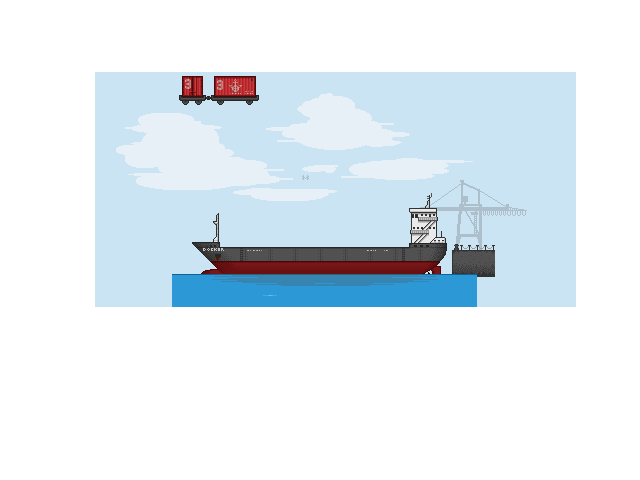
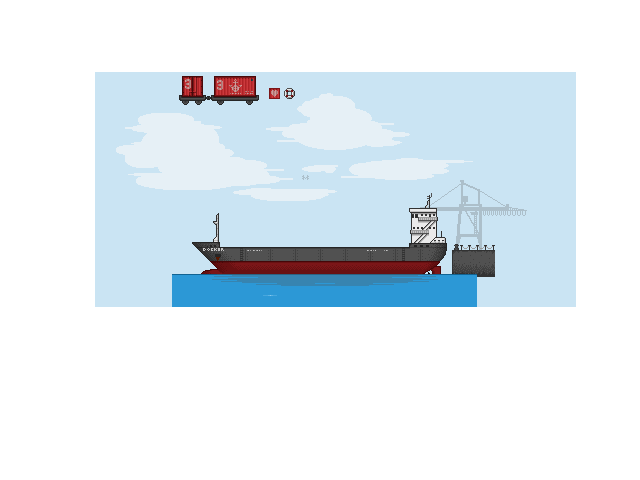
Layered file, before and after one edit (640x480). Changes by layer:
added group "hud" with 7 layers above "foreground" over 269, 88, 295, 99
added group "live_ship" with 3 layers in group "hud" over 284, 88, 295, 99
added layer "lie_saver_red_part_alt" in group "live_ship" over 286, 90, 293, 97
added layer "live_saver_base" in group "live_ship" over 284, 88, 295, 99
added group "live_container" with 2 layers in group "hud" over 269, 88, 280, 99
added layer "heart" in group "live_container" over 271, 90, 278, 97
added layer "base" in group "live_container" over 269, 88, 280, 99
